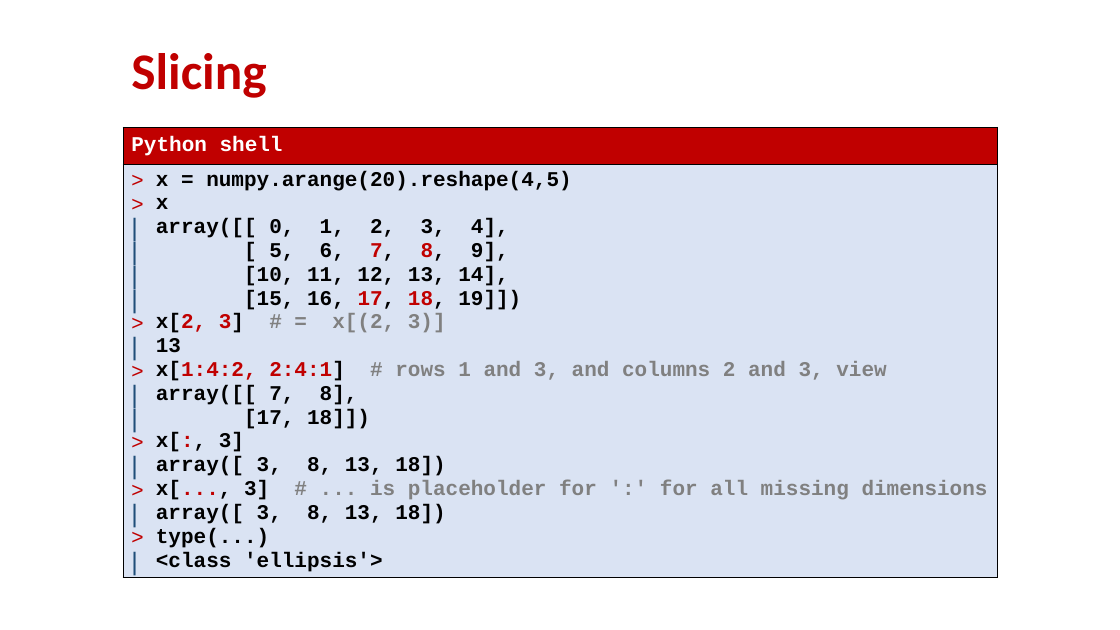
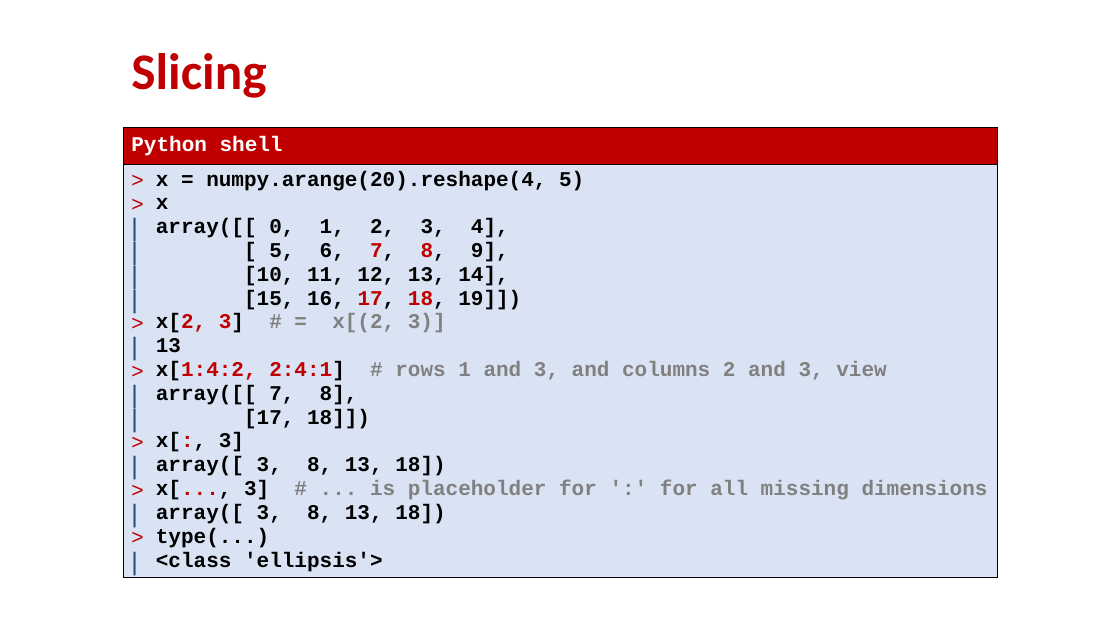
Before and after one commit to gsbrodal/gsbrodal.github.io, a slide deck: slide 15 of ipsa/slides/numpy.pptx. Drawn at 1120x630 pixels with LibreOffice and Linux fonts; fonts in the diff are those of the drawing. Boxes give left, top, right and bottom in pixels: in the first picture for what was removed or moved away, otherwise in the second. Text is boxed around its words. In the diff, an @@ line names an element or a change of style, - is before the commit and + after.

Commit message:
numpy slides updated

```diff
--- a/ipsa/slides/numpy.pptx
+++ b/ipsa/slides/numpy.pptx
@@ table at bbox=[123, 127, 997, 601] @@
-row 2, column 1: x = numpy.arange(20).reshape(4,5) / x / array([[ 0, 1, 2, 3, 4], / [ 5, 6, 7, 8, 9], / [10, 11, 12, 13, 14], / [15, 16, 17, 18, 19]]) / x[2, 3] # = x[(2, 3)] / 13 / x[1:4:2, 2:4:1] # rows 1 and 3, and columns 2 and 3, view / array([[ 7, 8], / [17, 18]]) / x[:, 3] / array([ 3, 8, 13, 18]) / x[..., 3] # ... is placeholder for ':' for all missing dimensions / array([ 3, 8, 13, 18]) / type(...) / <class 'ellipsis'>
+row 2, column 1: x = numpy.arange(20).reshape(4, 5) / x / array([[ 0, 1, 2, 3, 4], / [ 5, 6, 7, 8, 9], / [10, 11, 12, 13, 14], / [15, 16, 17, 18, 19]]) / x[2, 3] # = x[(2, 3)] / 13 / x[1:4:2, 2:4:1] # rows 1 and 3, and columns 2 and 3, view / array([[ 7, 8], / [17, 18]]) / x[:, 3] / array([ 3, 8, 13, 18]) / x[..., 3] # ... is placeholder for ':' for all missing dimensions / array([ 3, 8, 13, 18]) / type(...) / <class 'ellipsis'>
```
Also in this commit, not shown: 3 other slides changed, 6 other files.
